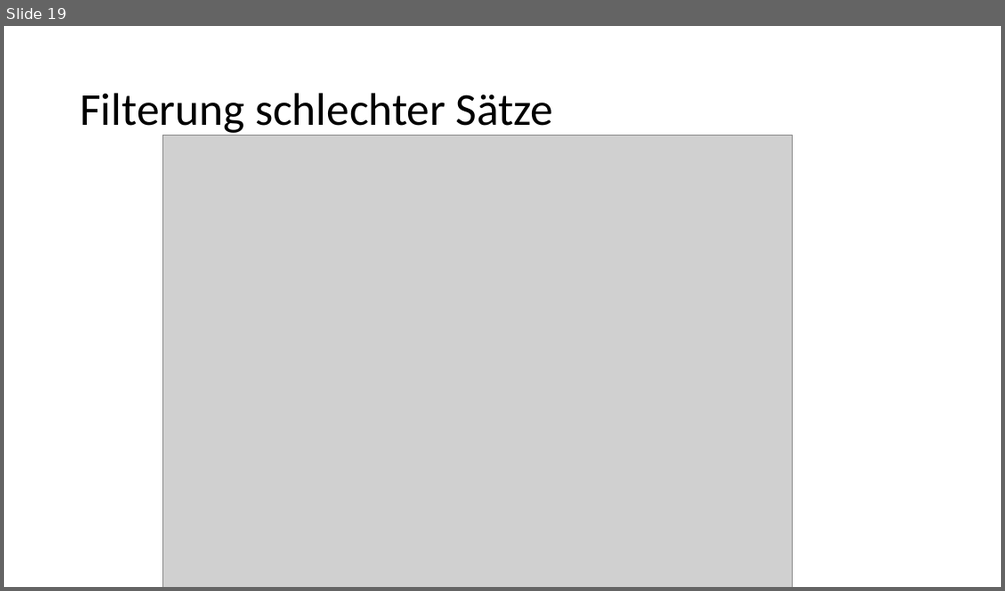
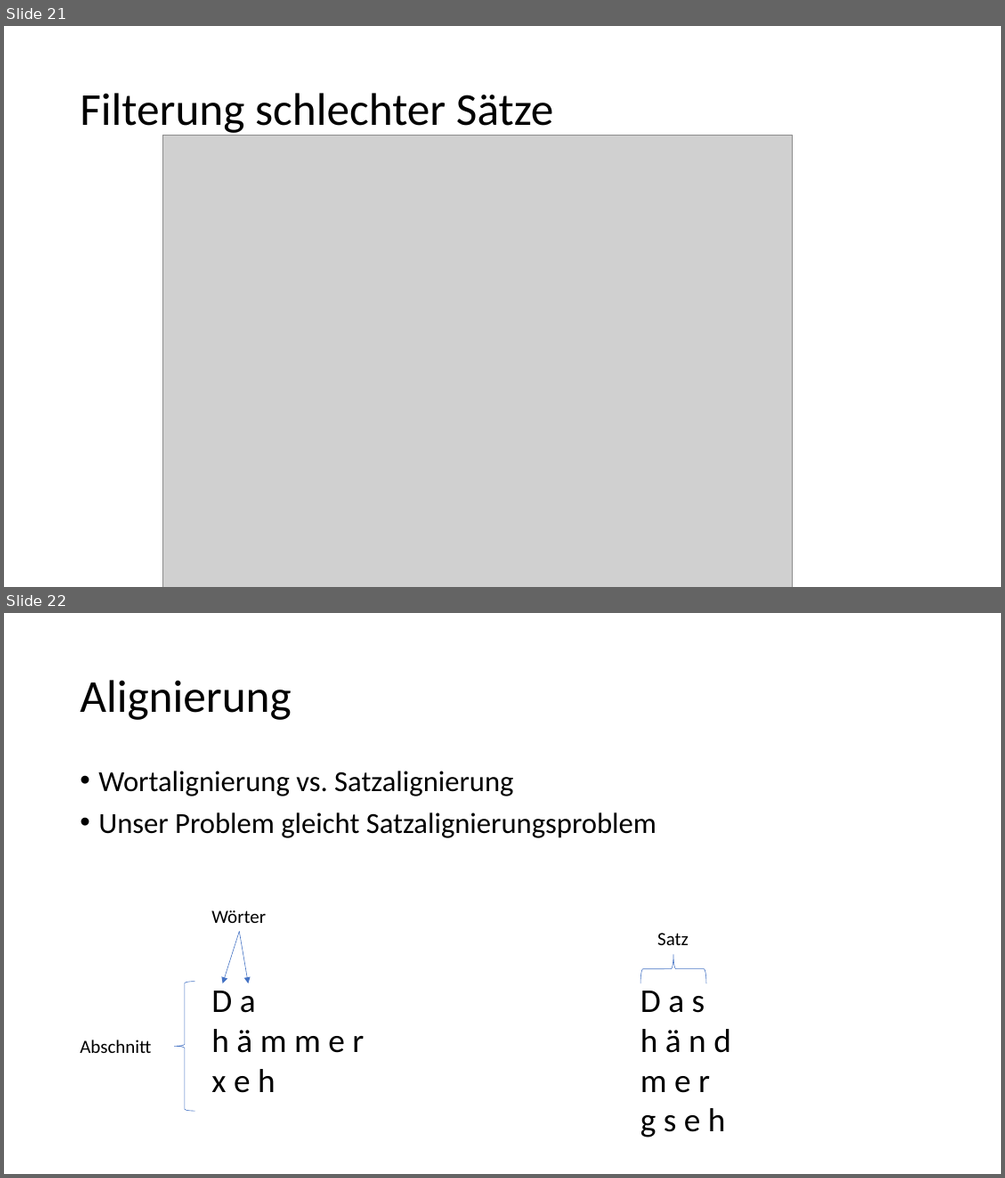
Before and after one commit to 837/ip5-nlp-ch, a slide deck: doc/IP5_Presentation.pptx. Shown one above the other, each under a label of ours: slide 19 before the commit, slides 21 and 22 after it. The pictures are 1005x591 and 1005x1178 pixels, drawn with LibreOffice and Linux fonts; fonts in the diff are those of the drawing; grey boxes stand for pictures. Boxes give left, top, right and bottom in pixels: in the first picture for what was removed or moved away, otherwise in the second. Text is boxed around its words. In the diff, an @@ line names an element or a change of style, - is before the commit and + after.

```diff
--- a/doc/IP5_Presentation.pptx
+++ b/doc/IP5_Presentation.pptx
@@ slide 22 added at (4,613,1001,1174), background #FFFFFF @@
@@ title added at (80,680,291,720), 44 pt, text #000000 @@
+Alignierung
@@ text added at (98,771,656,838), 28 pt, text #000000 @@
+• Wortalignierung vs. Satzalignierung
+• Unser Problem gleicht Satzalignierungsproblem
@@ text added at (211,910,266,923), 18 pt, text #000000 @@
+Wörter
@@ arrow added from (240, 932) to (222, 983), #4472C4 0.5 pt @@
@@ arrow added from (240, 932) to (249, 983), #4472C4 0.5 pt @@
@@ text added at (657,933,688,945), 18 pt, text #000000 @@
+Satz
@@ left brace added at (640,955,706,983), outline #4472C4 0.5 pt @@
@@ left brace added at (175,981,195,1111), outline #4472C4 0.5 pt @@
@@ text added at (211,990,364,1093), 32 pt, text #000000 @@
+D a
+h ä m m e r
+x e h
@@ text added at (640,990,731,1137), 32 pt, text #000000 @@
+D a s
+h ä n d
+m e r
+g s e h
@@ text added at (80,1039,151,1053), 18 pt, text #000000 @@
+Abschnitt
@@ what was slide 19 is now slide 21 @@
```
Also in this commit, not shown: 4 other slides added.
